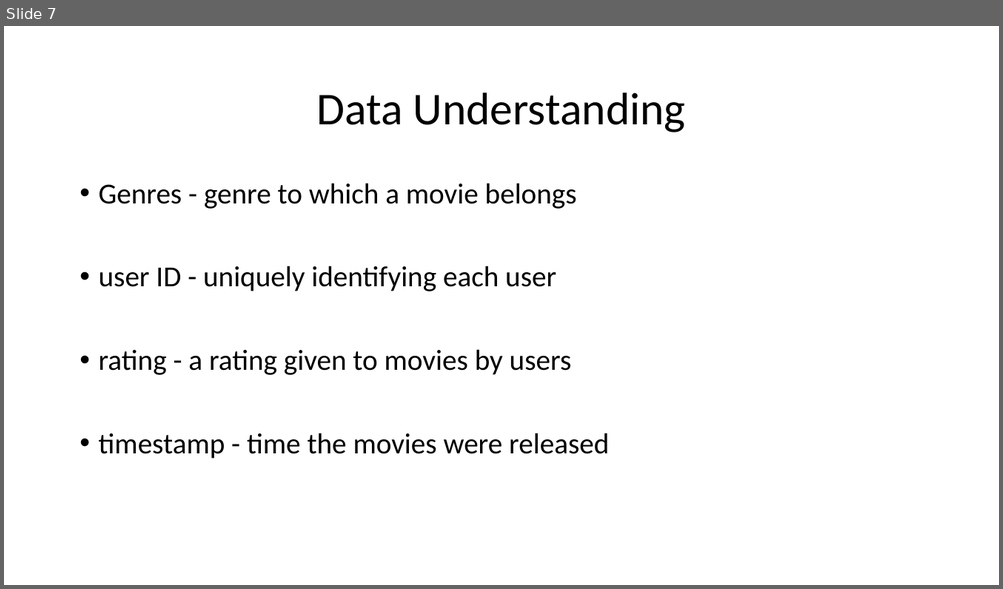
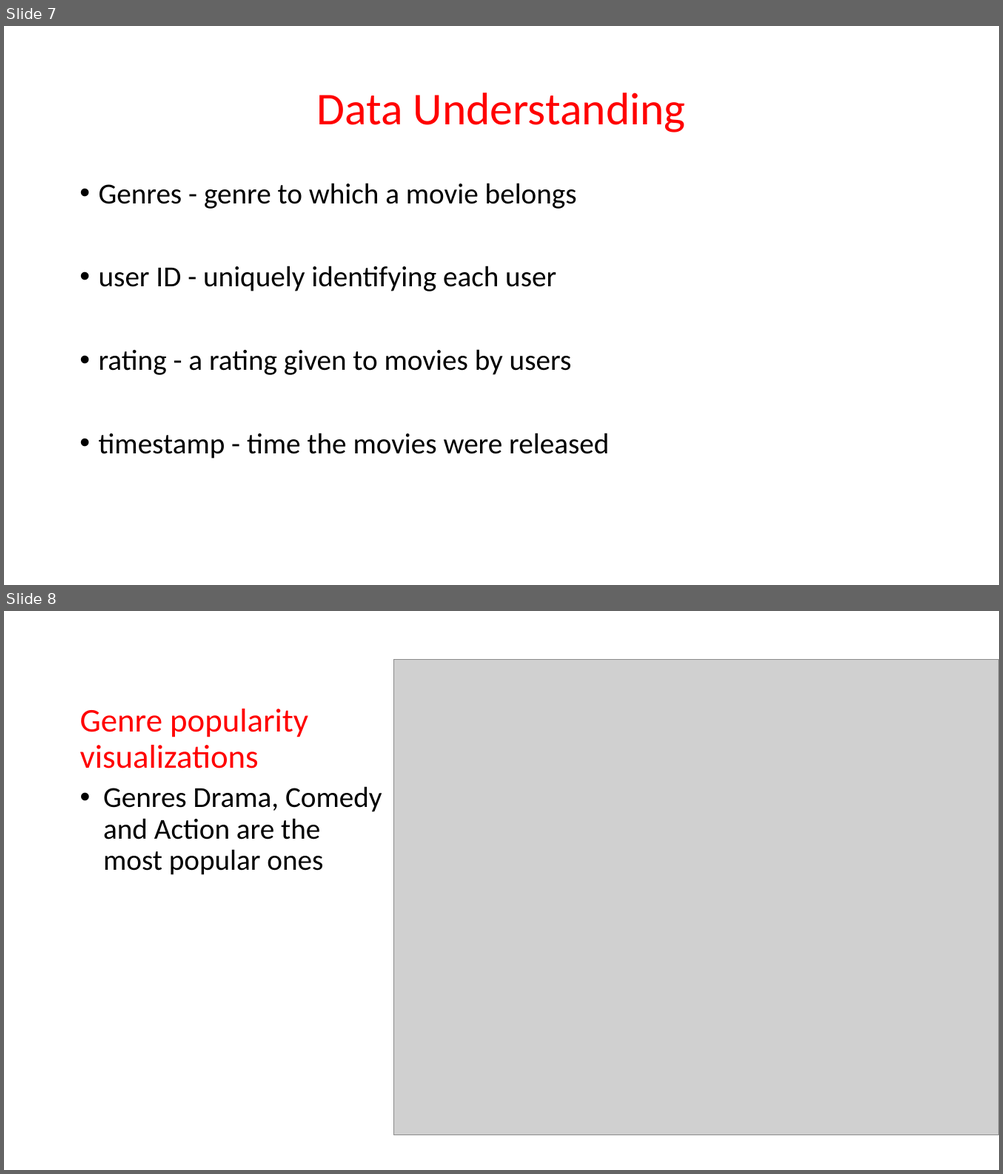
Before and after one commit to Mash-bot/Movie-Recommender-system, a slide deck: presentation.pptx. Shown one above the other, each under a label of ours: slide 7 before the commit, slides 7 and 8 after it. The pictures are 1003x589 and 1003x1174 pixels, drawn with LibreOffice and Linux fonts; fonts in the diff are those of the drawing; grey boxes stand for pictures; background and template pictures are left out. Boxes give left, top, right and bottom in pixels: in the first picture for what was removed or moved away, otherwise in the second. Text is boxed around its words. In the diff, an @@ line names an element or a change of style, - is before the commit and + after.

```diff
--- a/presentation.pptx
+++ b/presentation.pptx
@@ slide 8 added at <box>4,611,999,1170</box>, background picture (left out) @@
@@ picture added at <box>393,660,999,1136</box> @@
@@ title added at <box>80,709,308,769</box>, 32 pt, text #FF0000 @@
+Genre popularity visualizations
@@ text added at <box>103,786,382,875</box>, 28 pt, text #000000 @@
+• Genres Drama, Comedy and Action are the most popular ones
@@ slide 7 changed as well @@
@@ title "Data Understanding" at <box>317,93,686,133</box>: text colour #000000 to #FF0000 @@
```
Also in this commit, not shown: 6 other slides changed, 6 other slides added, 1 slide removed, 2 other files.
